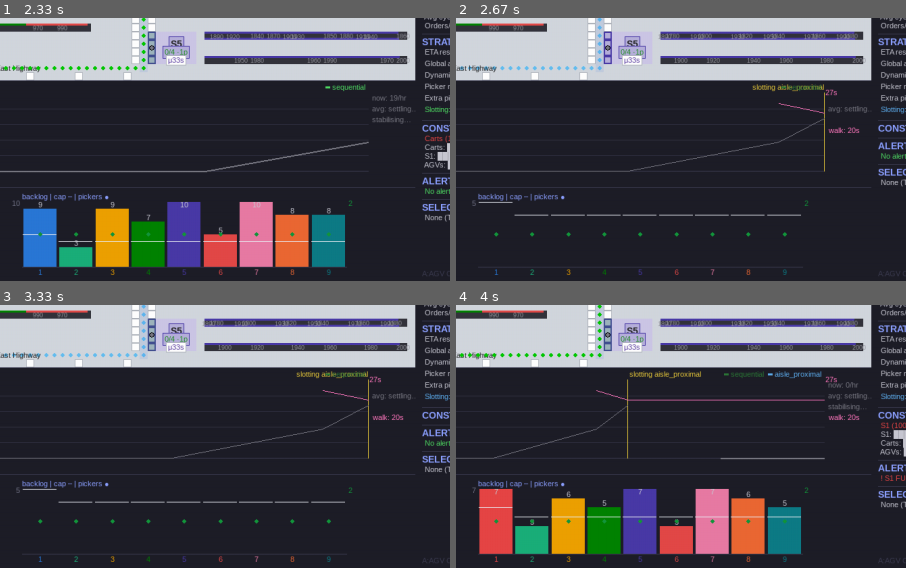
Above: before the commit, frames 1-4 (two rows, left to right).
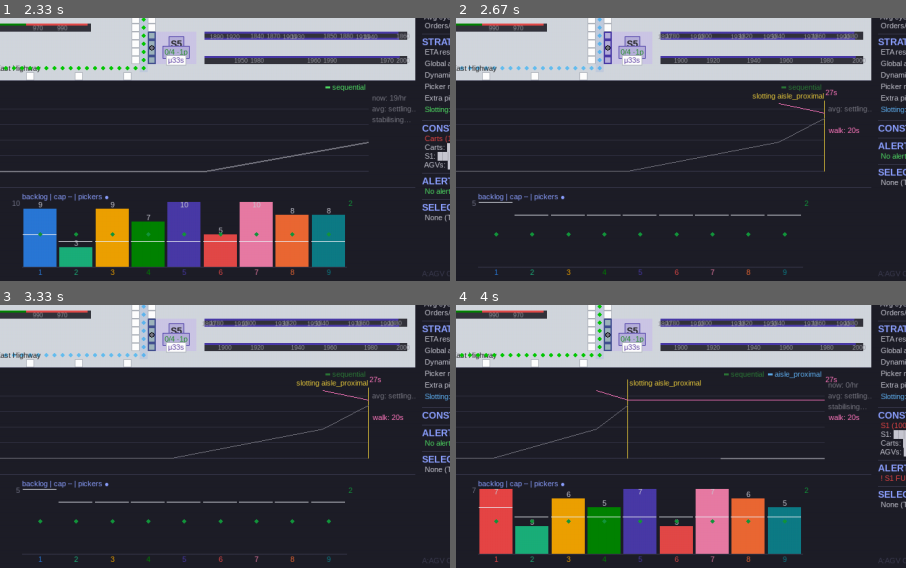
Above: after the commit, the same moments.

Repository: gompcc/WarehouseRepSim
Game: pygame game, started from agv_simulation/__main__.py
Two runs of this game, one before a commit and one after it. Both use one fixed random seed, a clock stepped at 60 frames per second and the inputs below.
Inputs:
- Up to frame 1 (2.33 s): hold Up 0.33-0.8 s; tap D at 0.83 s; hold Down 1.17-1.47 s; tap Space at 1.23, 1.57, 1.97 s; hold Up 1.5-1.87 s; hold Down 1.9-2.27 s; tap T at 2.05 s
- Up to frame 2 (2.67 s): click "Slotting: sequential" at 2.35 s; hold Up from 2.63 s (still down)
- Up to frame 3 (3.33 s): tap Space at 2.7, 3.03 s; release Up at 2.93 s; hold Down 2.97-3.27 s; tap T at 3.12 s; hold Up from 3.3 s (still down)
- Up to frame 4 (4 s): tap Space at 3.37, 3.77 s; release Up at 3.67 s; hold Down from 3.7 s (still down)
The pictures show only the part of the screen within x 31-81%, y 50-100%; the shares and areas given below are measured in that part.

Frame 1 is identical in both runs. In frame 2, 0.5% of the frame differs, in the area x 65-82%, y 25-32%; in frame 3, 0.5%; in frame 4, 0.5%, in the area x 38-55%, y 25-32%.

Commit message:
Stagger event-marker labels across four heights with dark backing
Long sessions collect dozens of yellow markers; same-height labels
smeared into one unreadable line. Labels now cycle four rows inside the
plot's top (clear of the title) on PANEL_BG backing.

Co-Authored-By: Claude Fable 5 <noreply@anthropic.com>

Diff:
--- a/agv_simulation/renderer.py
+++ b/agv_simulation/renderer.py
@@ -1015,14 +1015,24 @@
         surface.blit(t_lbl, (tx - t_lbl.get_width() // 2, gy + gh + 4))
         tt += t_step
 
-    # Dispatch-toggle markers (current run's sim times)
+    # Event markers. Labels cycle through four heights (long sessions
+    # collect many markers — same-height labels pile into one smear) and
+    # sit on a dark backing so they stay legible over the curves.
+    drawn = 0
     for t_ev, label in (strategy_events or []):
         if t_ev <= 0 or t_ev > x_max:
             continue
         ex = gx + int(gw * t_ev / x_max)
         pygame.draw.line(surface, PANEL_YELLOW, (ex, gy), (ex, gy + gh))
         ev_txt = font_sm.render(label, True, PANEL_YELLOW)
-        surface.blit(ev_txt, (min(ex + 3, gx + gw - ev_txt.get_width()), gy - 14))
+        ey = gy - 1 + (drawn % 4) * 13  # inside the plot: clear of the title
+        lx = min(ex + 3, gx + gw - ev_txt.get_width())
+        bg = pygame.Rect(
+            lx - 2, ey - 1, ev_txt.get_width() + 4, ev_txt.get_height() + 1,
+        )
+        pygame.draw.rect(surface, PANEL_BG, bg)
+        surface.blit(ev_txt, (lx, ey))
+        drawn += 1
 
     from .metrics import EQUILIBRIUM_SECONDS
 
